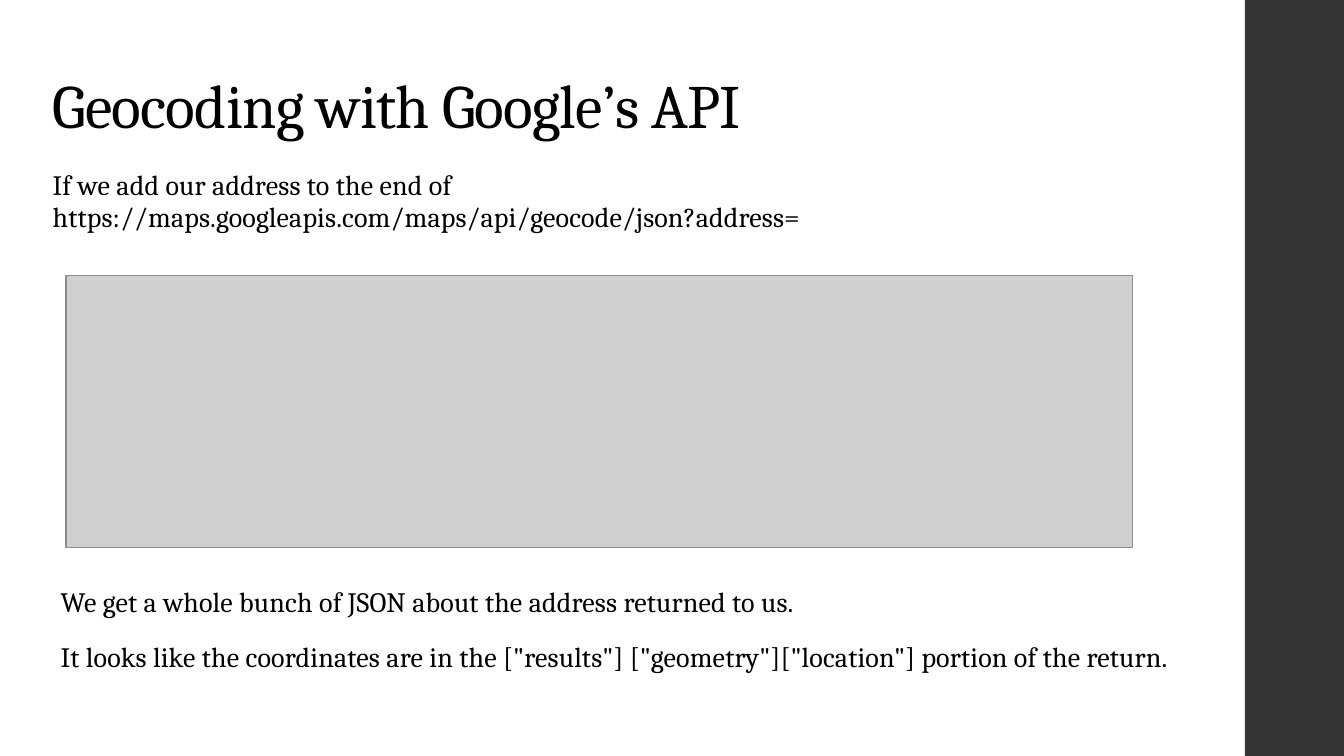
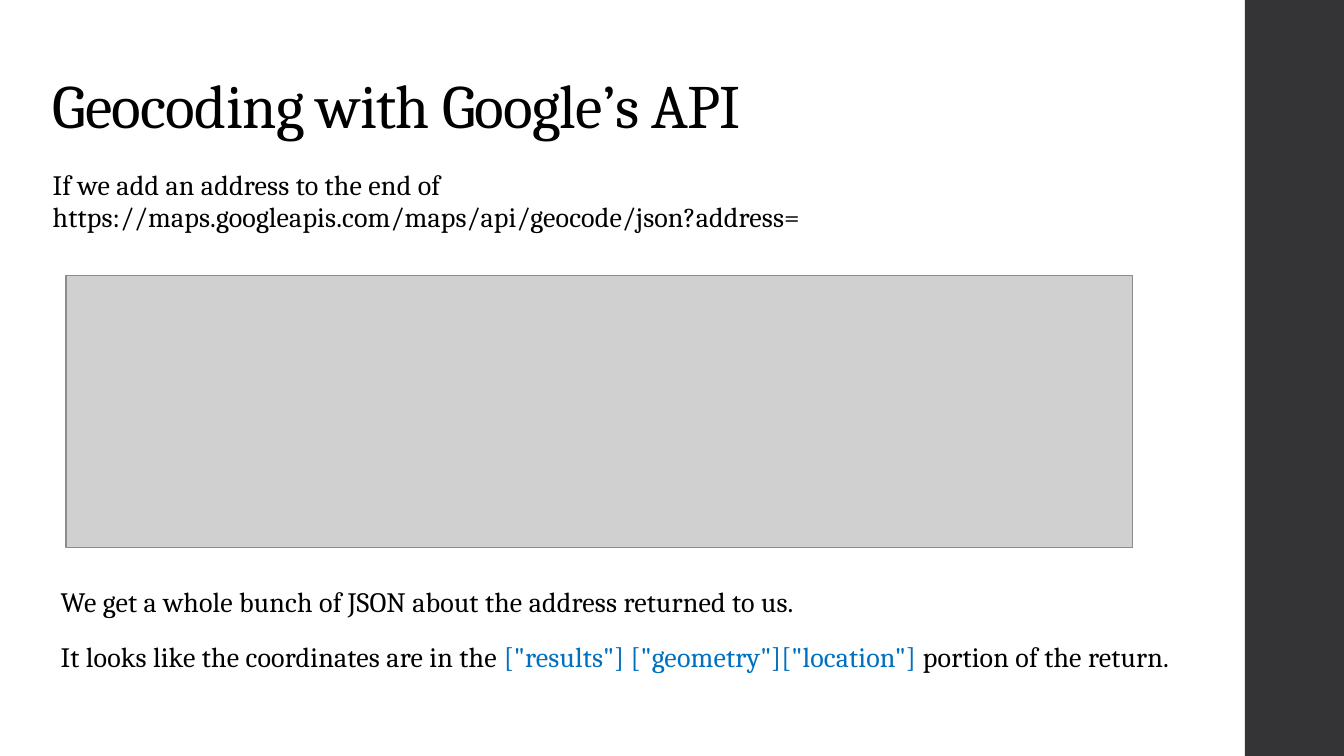
Before and after one commit to nbumbarger/everything_conf, a slide deck: slide 9 of spatial_data_production.pptx. Drawn at 1344x756 pixels with LibreOffice and Linux fonts; fonts in the diff are those of the drawing; grey boxes stand for pictures. Boxes give left, top, right and bottom in pixels: in the first picture for what was removed or moved away, otherwise in the second. Text is boxed around its words. In the diff, an @@ line names an element or a change of style, - is before the commit and + after.

Commit message:
Finished presentation, tested code snippets and fixed typos

```diff
--- a/spatial_data_production.pptx
+++ b/spatial_data_production.pptx
@@ text at [53,175,800,233]: text changed @@
-If we add our address to the end of https://maps.googleapis.com/maps/api/geocode/json?address=
+If we add an address to the end of https://maps.googleapis.com/maps/api/geocode/json?address=
@@ text at [61,647,1169,673]: text colour #000000 to #0070C0 in "["results"] ["geometry"]["location"]" @@
```
Also in this commit, not shown: 10 other slides changed, 4 other files.
